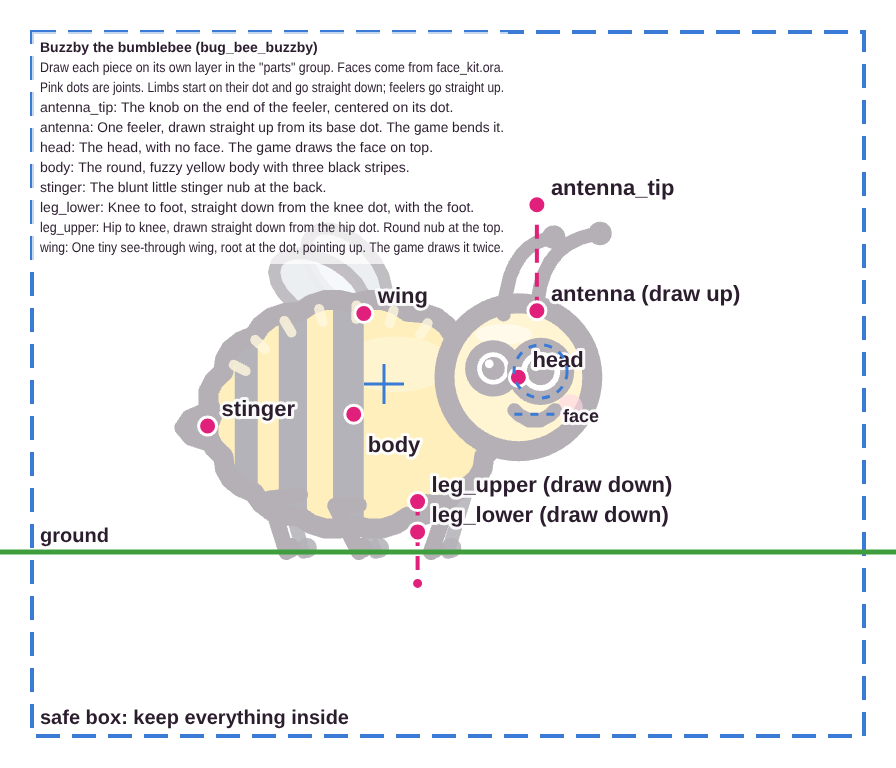
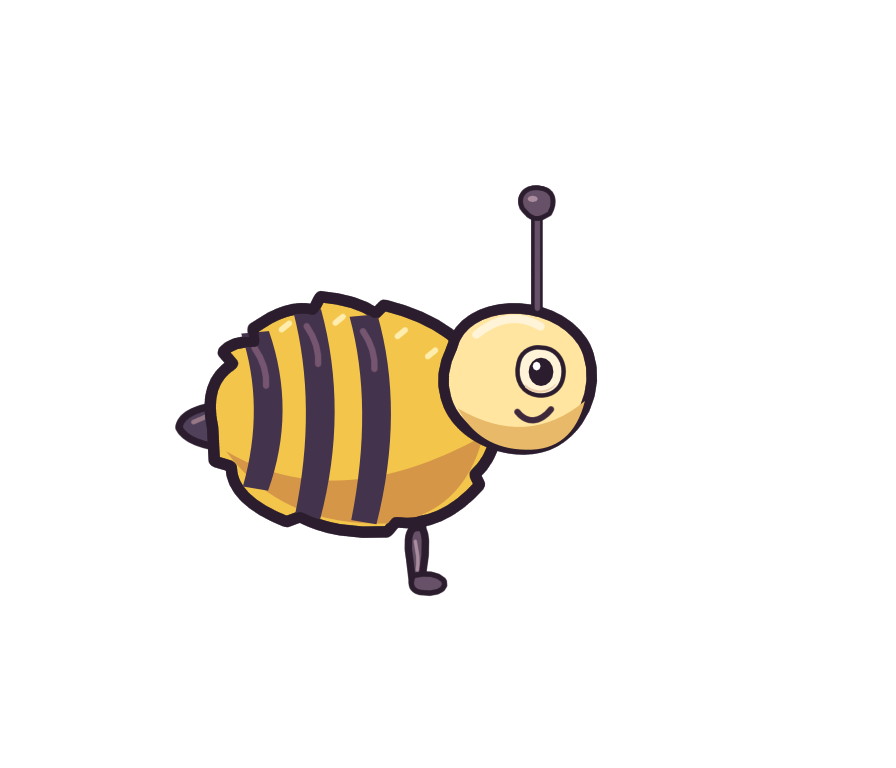
Revision of a layered 896x768 image; what changed, layer by layer:
hid group "guides" (5 layers) over [0, 30, 896, 738]
moved "face" above "parts" over [510, 340, 567, 441]
added layer "mouth_smile" in group "face" over [514, 406, 555, 424]
added layer "eye_pupil" in group "face" over [528, 357, 554, 386]
added layer "eye_white" in group "face" over [515, 345, 567, 398]
painted on "antenna_tip" over [518, 185, 556, 222]
painted on "antenna" over [531, 199, 543, 317]
painted on "head" over [438, 303, 598, 455]
painted on "body" over [204, 290, 504, 538]
painted on "stinger" over [175, 400, 239, 454]
painted on "leg_lower" over [404, 523, 448, 597]
painted on "leg_upper" over [404, 493, 430, 540]
hid "wing", painted on it over [331, 201, 399, 317]
